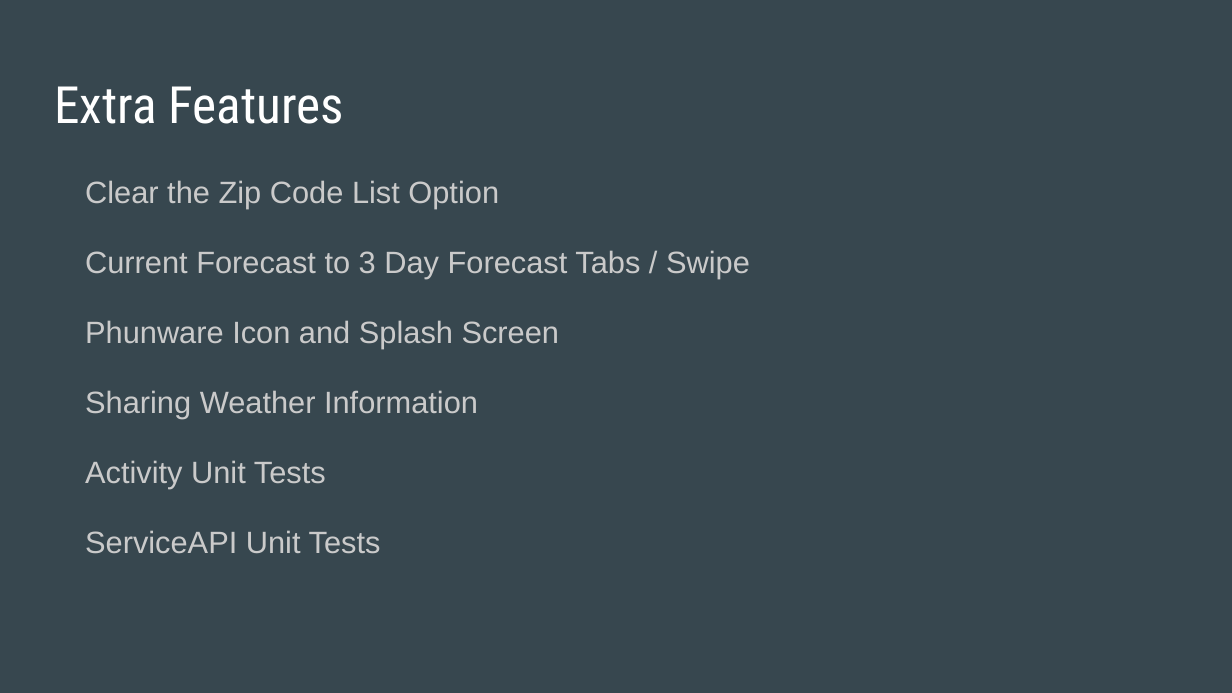
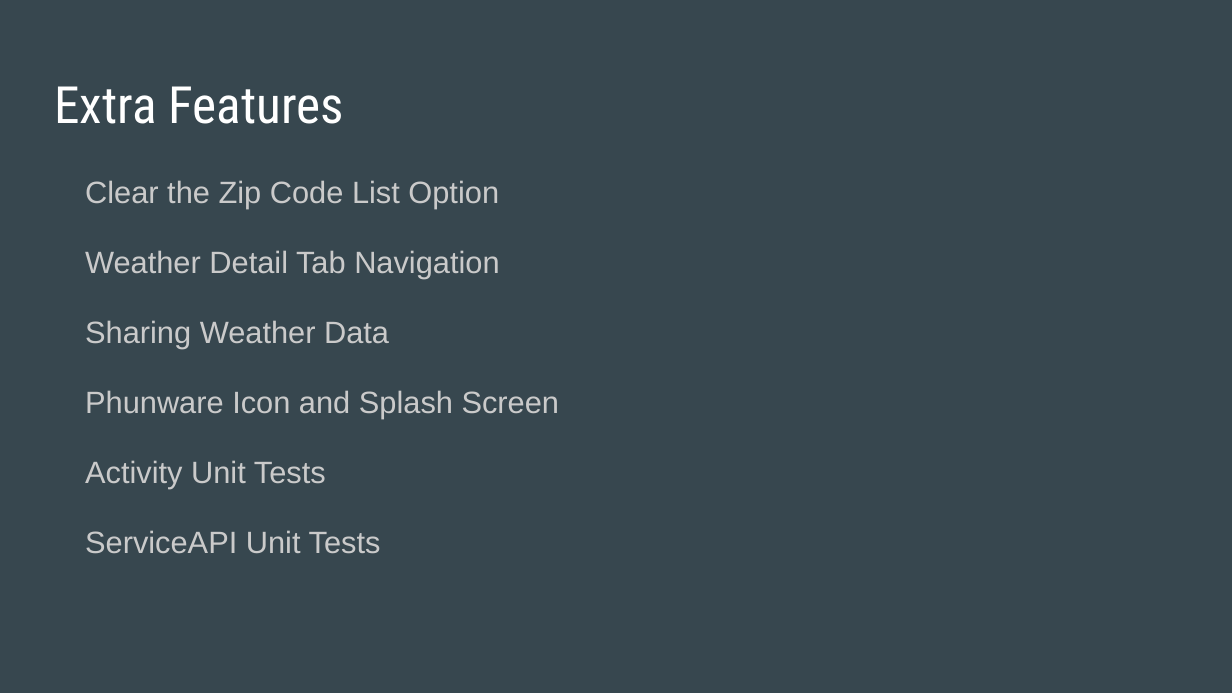
Before and after one commit to laurenyew/WeatherApp, a slide deck: slide 8 of Phunware_Weather_App_Presentation.pptx. Drawn at 1232x693 pixels with LibreOffice and Linux fonts; fonts in the diff are those of the drawing. Boxes give left, top, right and bottom in pixels: in the first picture for what was removed or moved away, otherwise in the second. Text is boxed around its words. In the diff, an @@ line names an element or a change of style, - is before the commit and + after.

```diff
--- a/Phunware_Weather_App_Presentation.pptx
+++ b/Phunware_Weather_App_Presentation.pptx
@@ text at (x1=85, y1=250, x2=499, y2=349): text changed @@
-Current Forecast to 3 Day Forecast Tabs / Swipe
+Weather Detail Tab Navigation
+Sharing Weather Data
@@ text at (x1=85, y1=390, x2=478, y2=419): paragraph removed @@
-Sharing Weather Information
```
Also in this commit, not shown: 3 other slides changed, 2 slides added, 3 other files.
